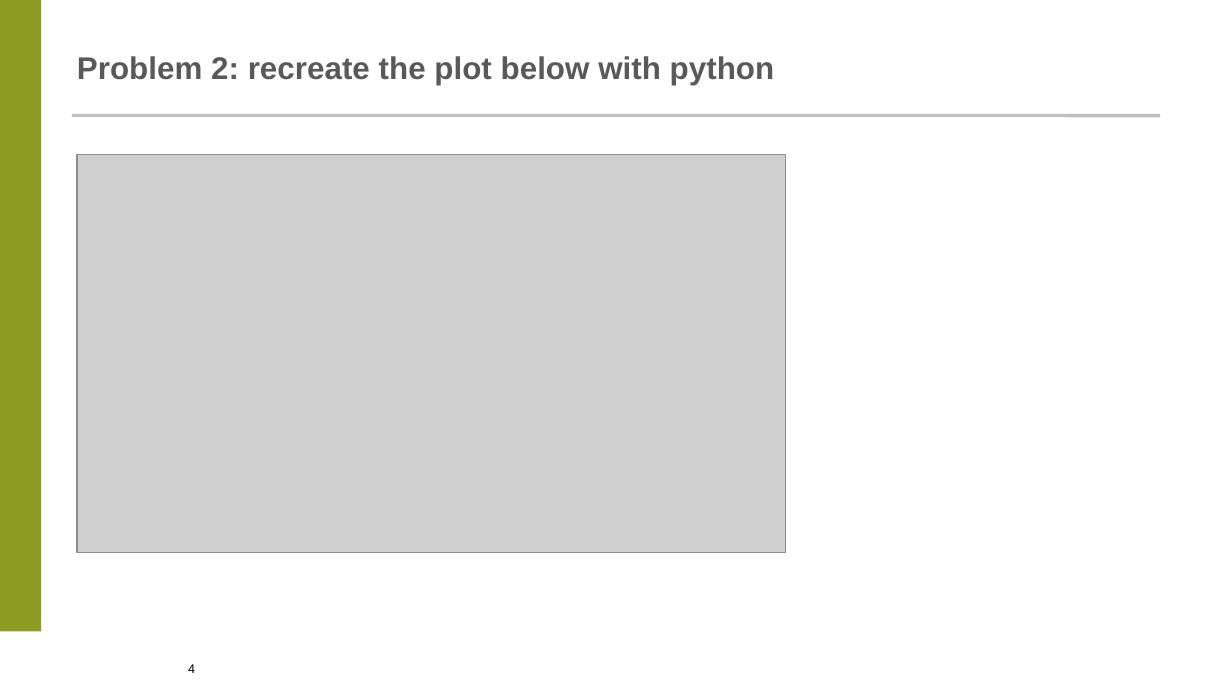
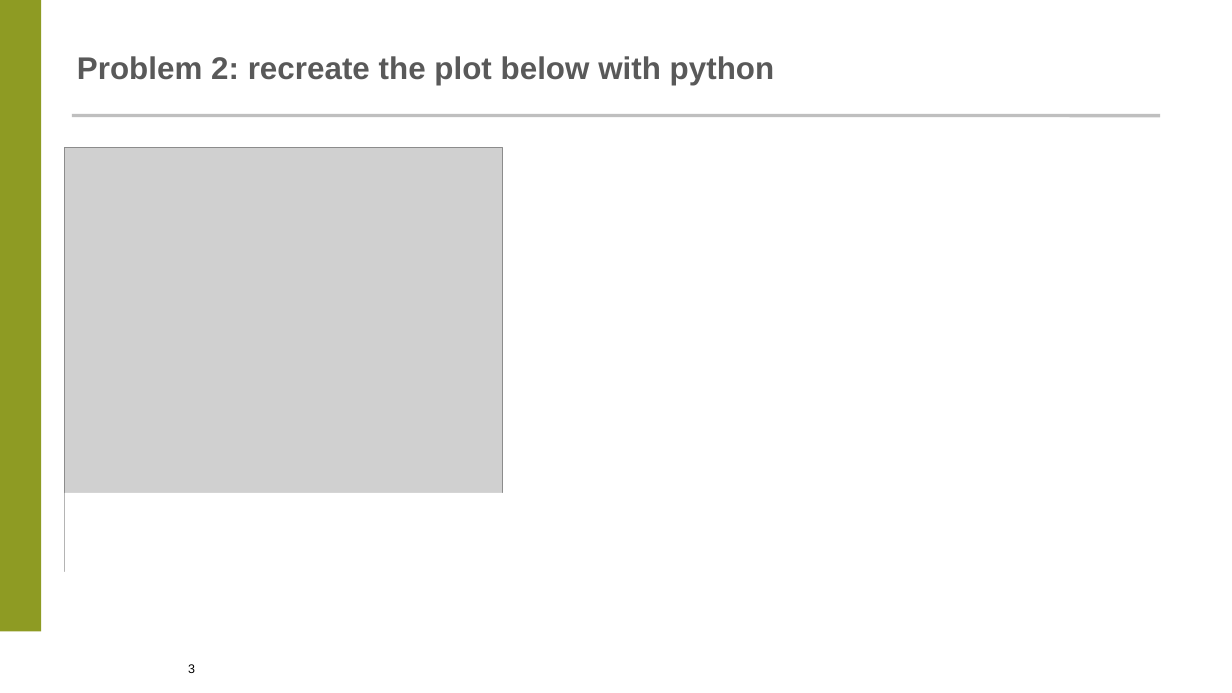
Before and after one commit to likzet/craft_of_data_visualization, a slide deck: slide 3 of day_1/3_homework_1_basics/homework_1.pptx (slide 4 before the commit). Drawn at 1232x693 pixels with LibreOffice and Linux fonts; fonts in the diff are those of the drawing; grey boxes stand for pictures; background and template pictures are left out. Boxes give left, top, right and bottom in pixels: in the first picture for what was removed or moved away, otherwise in the second. Text is boxed around its words. In the diff, an @@ line names an element or a change of style, - is before the commit and + after.

```diff
--- a/day_1/3_homework_1_basics/homework_1.pptx
+++ b/day_1/3_homework_1_basics/homework_1.pptx
@@ picture: place and size @@
-picture at bbox=[78, 155, 786, 553]
+picture at bbox=[64, 148, 503, 572]
@@ rectangle added at bbox=[64, 493, 521, 584], fill #FFFFFF @@
@@ page number at bbox=[188, 664, 195, 673]: text changed @@
-4
+3
```
Also in this commit, not shown: 2 other slides changed, 1 slide removed, 6 other files.
